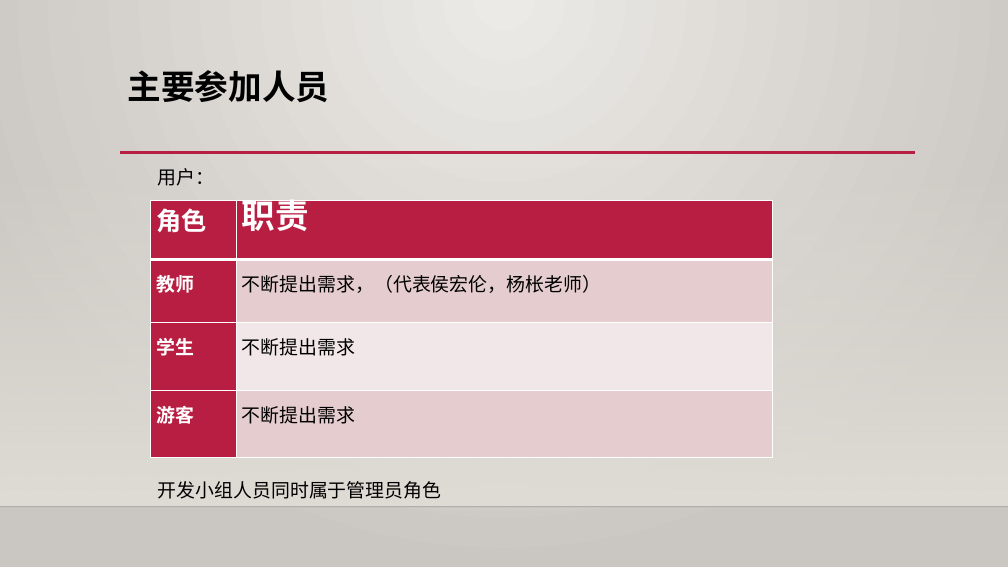
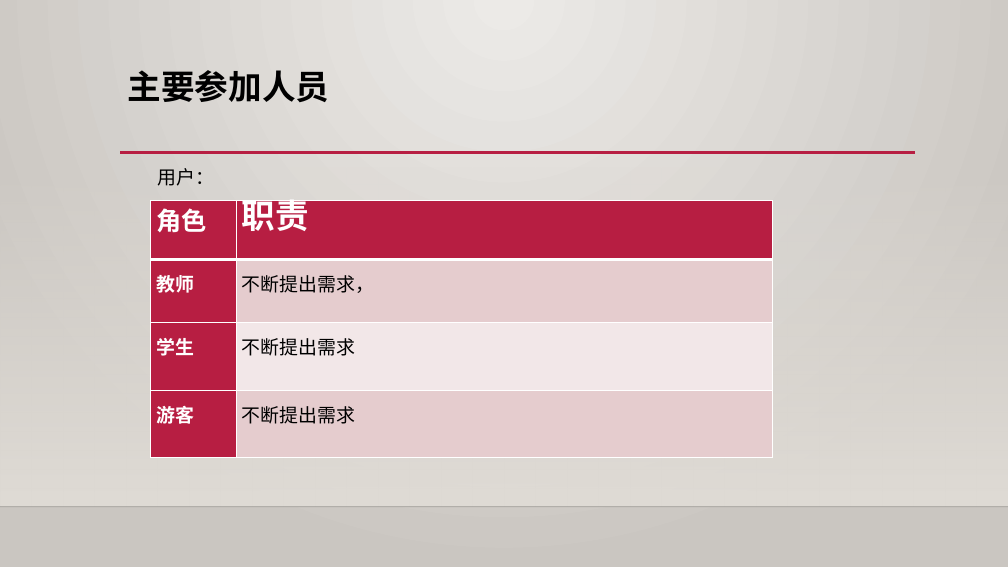
Before and after one commit to shangzhaoxiaozi/PRD-21, a slide deck: slide 8 of PRD-21-C2/非受控文档/过程文档/软件工程系列课程教学网站项目计划.pptx. Drawn at 1008x567 pixels with LibreOffice and Linux fonts; fonts in the diff are those of the drawing; background and template pictures are left out. Boxes give left, top, right and bottom in pixels: in the first picture for what was removed or moved away, otherwise in the second. Text is boxed around its words. In the diff, an @@ line names an element or a change of style, - is before the commit and + after.

```diff
--- a/PRD-21-C2/非受控文档/过程文档/软件工程系列课程教学网站项目计划.pptx
+++ b/PRD-21-C2/非受控文档/过程文档/软件工程系列课程教学网站项目计划.pptx
@@ table at bbox=[150, 200, 774, 458] @@
-row 2, column 2: 不断提出需求，（代表侯宏伦，杨枨老师）
+row 2, column 2: 不断提出需求，
@@ text removed at bbox=[158, 481, 441, 499] @@
-开发小组人员同时属于管理员角色
```
Also in this commit, not shown: 5 other slides changed, 16 other files.
